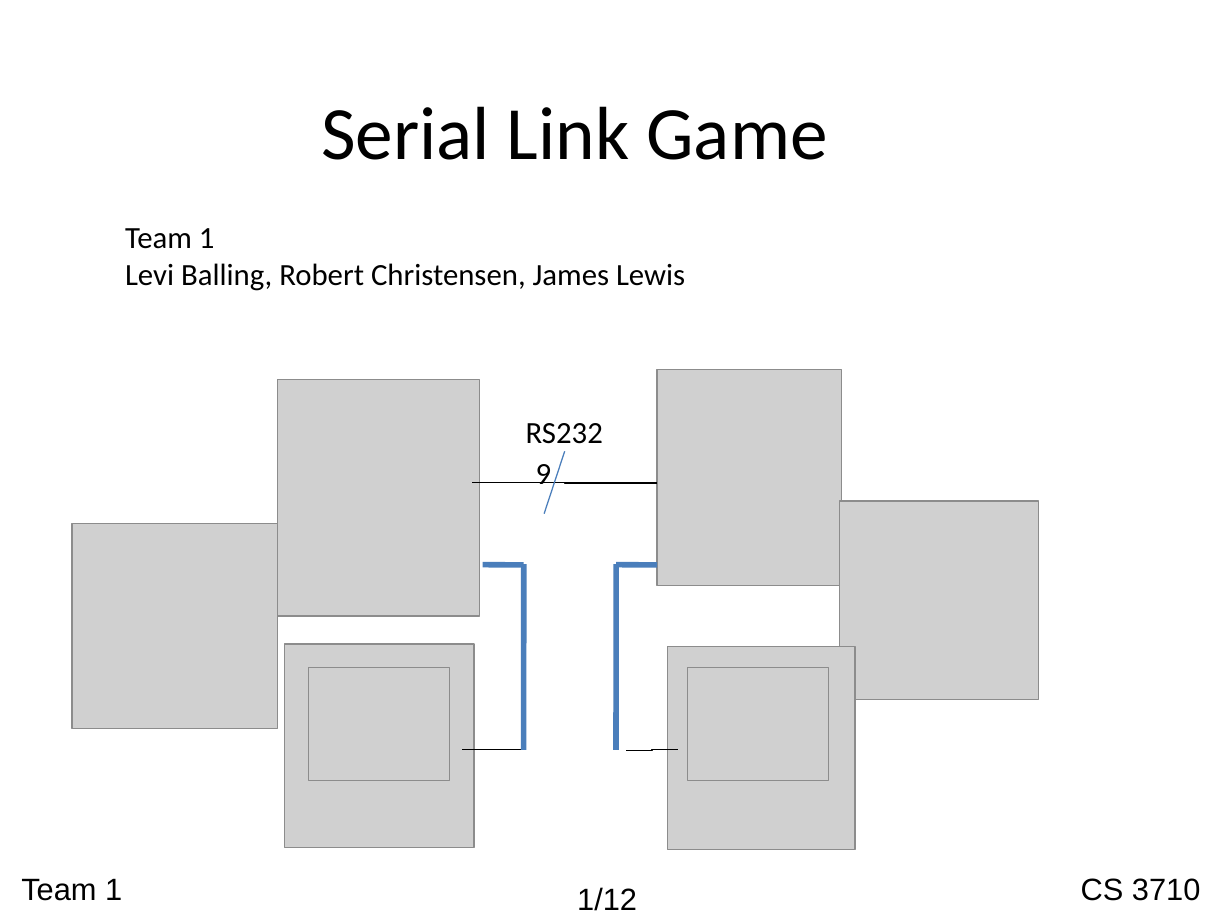
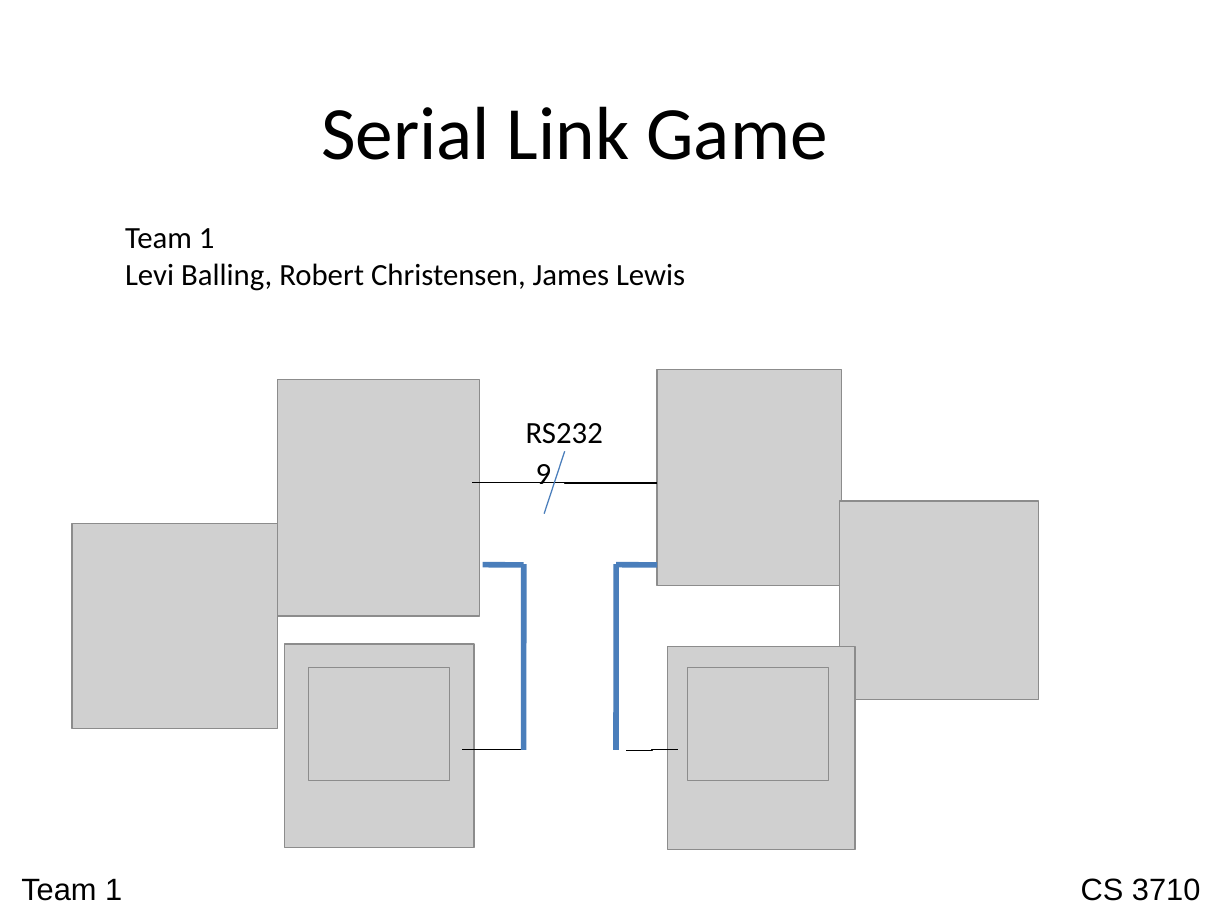
Before and after one commit to nachtluce/3710-Project, a slide deck: slide 1 of documentation/cs3710_presentation.ppt. Drawn at 1232x924 pixels with LibreOffice and Linux fonts; fonts in the diff are those of the drawing; grey boxes stand for pictures; background and template pictures are left out. Boxes give left, top, right and bottom in pixels: in the first picture for what was removed or moved away, otherwise in the second. Text is boxed around its words. In the diff, an @@ line names an element or a change of style, - is before the commit and + after.

```diff
--- a/documentation/cs3710_presentation.ppt
+++ b/documentation/cs3710_presentation.ppt
@@ text removed at <box>577,887,637,911</box> @@
-1/12
```
Also in this commit, not shown: 2 other slides changed, 18 other files.
